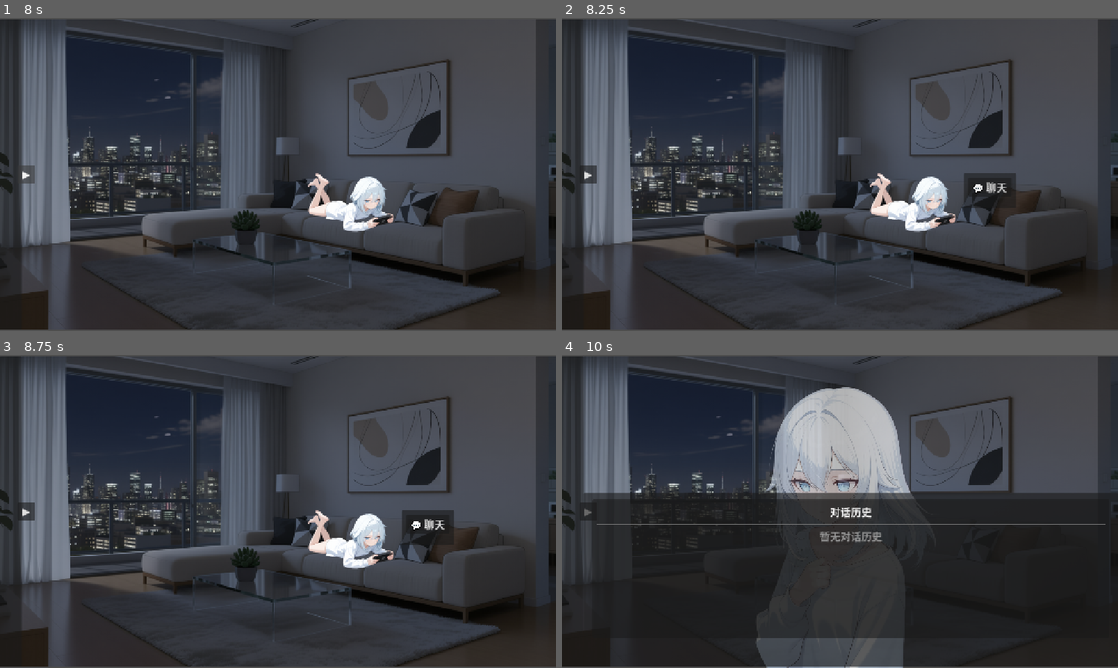
Above: before the commit, frames 1-4 (two rows, left to right).
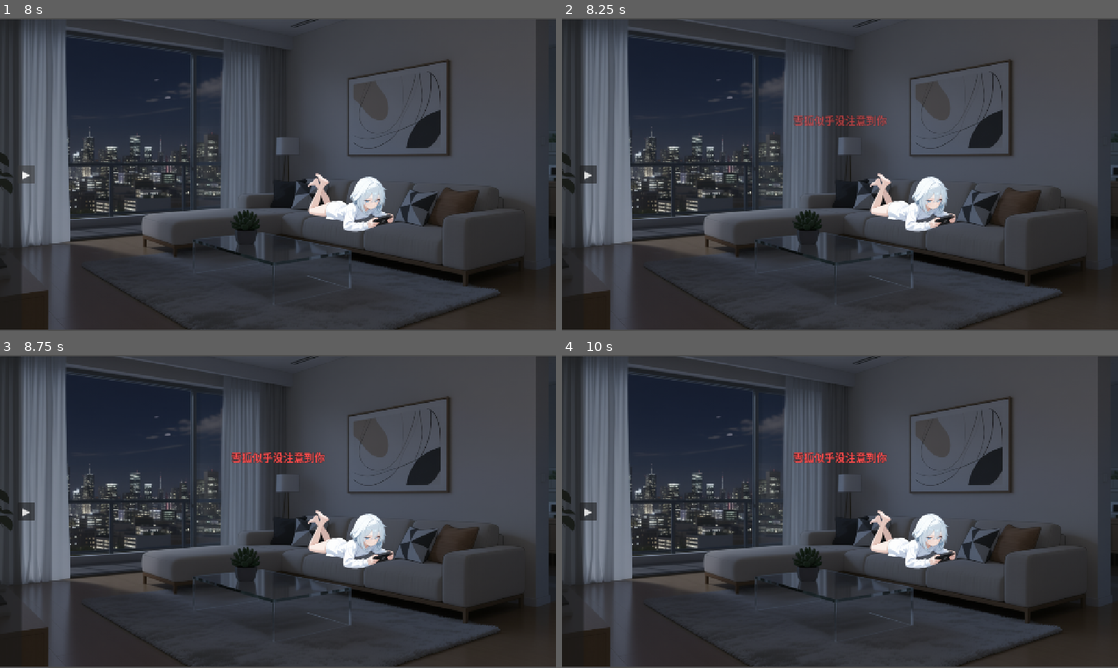
Above: after the commit, the same moments.

Repository: xhc2008/CABM-ED
Game: Godot game, scene res://scenes/game_launcher.tscn
Two runs of this game, one before a commit and one after it. Both use one fixed random seed, a clock stepped at 60 frames per second and the inputs below.
Inputs (mouse positions are in pixels of both pictures, inside the frame that each line leads up to):
- Up to frame 1 (8 s): tap Enter at 0.5, 2.75 s; move the mouse to (400, 158) at 0.52 s; tap 1 at 0.6 s; click (400, 158) at 0.67 s; drag from (166, 190) to (250, 237) at 1.27 s; tap Space at 2, 3.5 s; move the mouse to (333, 105) at 2.02 s; tap 3 at 2.1 s; click (333, 105) at 2.17 s; drag from (250, 237) to (111, 127) at 2.77 s; move the mouse to (444, 221) at 3.52 s; tap 5 at 3.6 s; click (444, 221) at 3.67 s; click "继续" at 4.25 s; click (278, 111) at 5.02 s; type "Alex" at 5.1 s; click (278, 196) at 5.25 s; type "12" at 5.33 s; click "开始游戏" at 5.75 s; click (350, 202) at 6.5 s; click "▶" at 7.25 s
- Up to frame 2 (8.25 s): click (912, 202) at 8 s
- Up to frame 3 (8.75 s): no input
- Up to frame 4 (10 s): click (990, 524) at 8.75 s, where only the run before the commit has a clickable "💬 聊天"; click (1056, 630) at 9.5 s, where only the run before the commit has a clickable "历史"

Frame 1 is identical in both runs. In frame 2, 1.0% of the frame differs, in the area x 41-82%, y 31-61%; in frame 3, 1.1%; in frame 4, 33%, in the area x 4-100%, y 10-100%.

Commit message:
refactor: 事件类型

Diff:
--- a/config/interaction_config.json
+++ /dev/null
@@ -1,100 +0,0 @@
-{
-  "actions": {
-    "chat": {
-      "name": "聊天",
-      "base_willingness": 120,
-      "on_success": "start_chat",
-      "chat_mode": "passive",
-      "on_failure": {
-        "type": "message",
-        "text": "{character_name}不想理你"
-      }
-    },
-    "enter_scene": {
-      "name": "进入角色所在场景",
-      "base_willingness": 50,
-      "on_success": "trigger_chat",
-      "chat_mode": "active",
-      "on_failure": {
-        "type": "none"
-      }
-    },
-    "leave_scene": {
-      "name": "离开角色所在场景",
-      "base_willingness": 30,
-      "on_success": "trigger_chat",
-      "chat_mode": "active",
-      "on_failure": {
-        "type": "none"
-      }
-    },
-    "click_character": {
-      "name": "点击角色",
-      "base_willingness": 150,
-      "on_success": "start_chat",
-      "chat_mode": "passive",
-      "on_failure": {
-        "type": "message",
-        "text": "{character_name}似乎没注意到你"
-      }
-    },
-    "gift": {
-      "name": "送礼物",
-      "base_willingness": 200,
-      "on_success": "start_chat",
-      "chat_mode": "active",
-      "on_failure": {
-        "type": "message",
-        "text": "{character_name}现在不想收礼物"
-      }
-    },
-    "pat_head": {
-      "name": "摸头",
-      "base_willingness": 100,
-      "on_success": "start_chat",
-      "chat_mode": "active",
-      "on_failure": {
-        "type": "message",
-        "text": "{character_name}躲开了"
-      }
-    },
-    "call_name": {
-      "name": "呼唤名字",
-      "base_willingness": 90,
-      "on_success": "start_chat",
-      "chat_mode": "active",
-      "on_failure": {
-        "type": "message",
-        "text": "{character_name}没有回应"
-      }
-    }
-  },
-  "willingness_modifiers": {
-    "mood": {
-      "happy": 20,
-      "normal": 0,
-      "sad": -20,
-      "angry": -40,
-      "excited": 30
-    },
-    "energy": {
-      "high": 10,
-      "normal": 0,
-      "low": -15,
-      "exhausted": -30
-    },
-    "time_of_day": {
-      "morning": 5,
-      "afternoon": 0,
-      "evening": -5,
-      "night": -10
-    }
-  },
-  "failure_cooldown": {
-    "chat": 10,
-    "other": 5
-  },
-  "active_cooldown": {
-    "default": 30
-  }
-}
--- a/project.godot
+++ b/project.godot
@@ -23,7 +23,6 @@
 
 SaveManager="*res://scripts/save_manager.gd"
 OfflineTimeManager="*res://scripts/offline_time_manager.gd"
-InteractionManager="*res://scripts/interaction_manager.gd"
 AIService="*res://scripts/ai_service.gd"
 EventHelpers="*res://scripts/event_helpers.gd"
 EventManager="*res://scripts/event_manager.gd"
--- a/scripts/event_manager.gd
+++ b/scripts/event_manager.gd
@@ -60,7 +60,7 @@
 
 	# 检查冷却
 	if is_on_cooldown("character_clicked"):
-		return EventResult.new(false, "冷却中")
+		return EventResult.new(false, helpers.get_character_name() + "似乎没注意到你")
 
 	# 计算成功率
 	var base_willingness = 150
@@ -68,11 +68,11 @@
 	var success = randf() < success_chance
 
 	var result = EventResult.new(success)
+	result.message = "passive" # chat_mode
 
 	if success:
 		# result.affection_change = randi_range(1, 3)
 		# result.willingness_change = randi_range(-5, 10)
-		result.message = helpers.get_character_name() + "注意到了你"
 		_set_cooldown("character_clicked", 5.0)
 	else:
 		result.message = helpers.get_character_name() + "似乎没注意到你"
@@ -87,21 +87,20 @@
 	reset_idle_timer()
 
 	if is_on_cooldown("user_start_chat"):
-		return EventResult.new(false, "冷却中")
+		return EventResult.new(false, helpers.get_character_name() + "不想理你")
 
 	var base_willingness = 120
 	var success_chance = helpers.calculate_success_chance(base_willingness)
 	var success = randf() < success_chance
 
 	var result = EventResult.new(success)
+	result.message = "passive" # chat_mode
 
 	if success:
 		result.affection_change = randi_range(-1, 5)
 		result.willingness_change = randi_range(-5, 5)
-		result.message = "开始聊天"
 		_set_cooldown("user_start_chat", 3.0)
 	else:
-		result.willingness_change = randi_range(-5, -2)
 		result.message = helpers.get_character_name() + "不想理你"
 		_set_cooldown("user_start_chat", 15.0)
 
@@ -114,19 +113,19 @@
 	reset_idle_timer()
 
 	if is_on_cooldown("enter_scene"):
-		return EventResult.new(false, "冷却中")
+		return EventResult.new(false, "")
 
 	var base_willingness = 50
 	var success_chance = helpers.calculate_success_chance(base_willingness)
 	var success = randf() < success_chance
 
 	var result = EventResult.new(success)
+	result.message = "active" # chat_mode
 
 	if success:
 		result.affection_change = randi_range(0, 2)
 		result.willingness_change = randi_range(5, 15)
-		result.message = helpers.get_character_name() + "注意到你进来了"
-		_set_cooldown("enter_scene", 10.0)
+		_set_cooldown("enter_scene", 30.0)
 	else:
 		result.message = ""
 		# 失败不设置冷却
@@ -140,17 +139,17 @@
 	reset_idle_timer()
 
 	if is_on_cooldown("leave_scene"):
-		return EventResult.new(false, "冷却中")
+		return EventResult.new(false, "")
 
 	var base_willingness = 30
 	var success_chance = helpers.calculate_success_chance(base_willingness)
 	var success = randf() < success_chance
 
 	var result = EventResult.new(success)
+	result.message = "active" # chat_mode
 
 	if success:
 		result.willingness_change = randi_range(-10, -5)
-		result.message = helpers.get_character_name() + "看着你离开"
 		_set_cooldown("leave_scene", 20.0)
 	else:
 		result.message = ""
@@ -191,7 +190,7 @@
 	reset_idle_timer()
 
 	if is_on_cooldown("chat_session_end"):
-		return EventResult.new(false, "冷却中")
+		return EventResult.new(false, "")
 
 	# 对话结束总是成功，根据对话轮数调整数值
 	var result = EventResult.new(true, "对话结束")
--- a/scripts/interaction_manager.gd
+++ /dev/null
@@ -1,262 +0,0 @@
-extends Node
-
-# 配置文件路径
-const CONFIG_PATH = "res://config/interaction_config.json"
-
-# 配置数据
-var config: Dictionary = {}
-
-# 冷却时间记录
-var action_cooldowns: Dictionary = {}
-
-# 信号
-signal interaction_success(action_id: String)
-signal interaction_failure(action_id: String, message: String)
-signal willingness_changed(new_value: int)
-
-func _ready():
-	_load_config()
-
-# 加载配置
-func _load_config():
-	if not FileAccess.file_exists(CONFIG_PATH):
-		print("错误: 交互配置文件不存在")
-		return
-
-	var file = FileAccess.open(CONFIG_PATH, FileAccess.READ)
-	if not file:
-		print("错误: 无法打开交互配置文件")
-		return
-
-	var json_string = file.get_as_text()
-	file.close()
-
-	var json = JSON.new()
-	var error = json.parse(json_string)
-	if error != OK:
-		print("错误: 解析交互配置文件失败")
-		return
-
-	config = json.data
-	print("交互配置已加载")
-
-# 计算实际成功概率
-func calculate_success_chance(action_id: String) -> float:
-	if not config.has("actions") or not config.actions.has(action_id):
-		print("警告: 未找到动作配置: ", action_id)
-		return 0.0
-
-	var action = config.actions[action_id]
-	var base_willingness = action.base_willingness
-
-	# 获取当前交互意愿
-	if not has_node("/root/SaveManager"):
-		return 0.0
-	var save_mgr = get_node("/root/SaveManager")
-	var current_willingness = save_mgr.get_reply_willingness()
-
-	# 计算实际概率: (基础意愿 + 当前意愿 - 100)%
-	var actual_chance = (base_willingness + current_willingness - 100.0) / 100.0
-
-	# 应用修正因子
-	actual_chance += _get_mood_modifier()
-	actual_chance += _get_energy_modifier()
-
-	# 限制在 0-1 范围内
-	actual_chance = clamp(actual_chance, 0.0, 1.0)
-
-	return actual_chance
-
-# 获取心情修正
-func _get_mood_modifier() -> float:
-	if not config.has("willingness_modifiers") or not config.willingness_modifiers.has("mood"):
-		return 0.0
-
-	if not has_node("/root/SaveManager"):
-		return 0.0
-	var save_mgr = get_node("/root/SaveManager")
-	var mood = save_mgr.get_mood()
-	var mood_modifiers = config.willingness_modifiers.mood
-
-	if mood_modifiers.has(mood):
-		return mood_modifiers[mood] / 100.0
-
-	return 0.0
-
-# 获取精力修正
-func _get_energy_modifier() -> float:
-	if not config.has("willingness_modifiers") or not config.willingness_modifiers.has("energy"):
-		return 0.0
-
-	if not has_node("/root/SaveManager"):
-		return 0.0
-	var save_mgr = get_node("/root/SaveManager")
-	var energy = save_mgr.get_energy()
-	var energy_state = "normal"
-
-	if energy >= 80:
-		energy_state = "high"
-	elif energy >= 40:
-		energy_state = "normal"
-	elif energy >= 20:
-		energy_state = "low"
-	else:
-		energy_state = "exhausted"
-
-	var energy_modifiers = config.willingness_modifiers.energy
-	if energy_modifiers.has(energy_state):
-		return energy_modifiers[energy_state] / 100.0
-
-	return 0.0
-
-# 检查是否在冷却中
-func is_on_cooldown(action_id: String) -> bool:
-	if not action_cooldowns.has(action_id):
-		return false
-
-	var current_time = Time.get_ticks_msec() / 1000.0
-	return current_time < action_cooldowns[action_id]
-
-# 设置冷却时间
-func set_cooldown(action_id: String):
-	var cooldown_duration = 10  # 默认10秒
-
-	if config.has("failure_cooldown"):
-		if action_id == "chat" and config.failure_cooldown.has("chat"):
-			cooldown_duration = config.failure_cooldown.chat
-		elif config.failure_cooldown.has("other"):
-			cooldown_duration = config.failure_cooldown.other
-
-	var current_time = Time.get_ticks_msec() / 1000.0
-	action_cooldowns[action_id] = current_time + cooldown_duration
-
-# 尝试执行交互
-func try_interaction(action_id: String, is_active_trigger: bool = false) -> bool:
-	# 如果是主动触发（角色触发），检查冷却
-	if is_active_trigger and is_on_cooldown(action_id):
-		var remaining = get_cooldown_remaining(action_id)
-		print("动作在冷却中: ", action_id, " 剩余: ", remaining, "秒")
-		return false
-
-	# 计算成功概率
-	var success_chance = calculate_success_chance(action_id)
-
-	# 随机判定
-	var roll = randf()
-	var success = roll < success_chance
-
-	print("动作: ", action_id, " 成功率: ", success_chance * 100, "% 掷骰: ", roll, " 结果: ", "成功" if success else "失败")
-
-	if success:
-		_handle_success(action_id, is_active_trigger)
-		return true
-	else:
-		_handle_failure(action_id, is_active_trigger)
-		return false
-
-# 处理成功
-func _handle_success(action_id: String, is_active_trigger: bool = false):
-	if not config.has("actions") or not config.actions.has(action_id):
-		return
-
-	var action = config.actions[action_id]
-	print("交互成功: ", action.name)
-
-	# 如果是主动触发（角色触发），成功后也设置冷却
-	if is_active_trigger:
-		_set_active_cooldown(action_id)
-
-	interaction_success.emit(action_id)
-
-# 处理失败
-func _handle_failure(action_id: String, is_active_trigger: bool = false):
-	if not config.has("actions") or not config.actions.has(action_id):
-		return
-
-	var action = config.actions[action_id]
-
-	# 设置冷却
-	if not is_active_trigger:
-		# 只有被动触发（用户触发）失败才设置冷却
-		# 主动触发（角色触发）失败不设置冷却，让角色有机会再次尝试
-		set_cooldown(action_id)
-
-	# 处理失败反馈
-	if action.has("on_failure"):
-		var failure_config = action.on_failure
-
-		if failure_config.type == "message":
-			var message = failure_config.text
-			# 替换占位符
-			var character_name = _get_character_name()
-			message = message.replace("{character_name}", character_name)
-
-			print("交互失败: ", action.name, " - ", message)
-			interaction_failure.emit(action_id, message)
-		elif failure_config.type == "none":
-			print("交互失败: ", action.name, " - 无事发生")
-			interaction_failure.emit(action_id, "")
-
-# 获取角色名称
-func _get_character_name() -> String:
-	# 从 app_config.json 读取角色名称
-	var config_path = "res://config/app_config.json"
-	if not FileAccess.file_exists(config_path):
-		return "角色"
-
-	var file = FileAccess.open(config_path, FileAccess.READ)
-	if not file:
-		return "角色"
-
-	var json_string = file.get_as_text()
-	file.close()
-
-	var json = JSON.new()
-	var error = json.parse(json_string)
-	if error != OK:
-		return "角色"
-
-	var data = json.data
-	if data.has("character_name"):
-		return data.character_name
-
-	return "角色"
-
-# 获取动作配置
-func get_action_config(action_id: String) -> Dictionary:
-	if config.has("actions") and config.actions.has(action_id):
-		return config.actions[action_id]
-	return {}
-
-# 修改交互意愿
-func modify_willingness(amount: int):
-	if not has_node("/root/SaveManager"):
-		return
-	var save_mgr = get_node("/root/SaveManager")
-	var current = save_mgr.get_reply_willingness()
-	var new_value = clamp(current + amount, 0, 100)
-	save_mgr.set_reply_willingness(new_value)
-	willingness_changed.emit(new_value)
-	print("交互意愿变化: ", current, " -> ", new_value)
-
-# 设置主动触发冷却时间
-func _set_active_cooldown(action_id: String):
-	var cooldown_duration = 30  # 默认30秒
-
-	if config.has("active_cooldown"):
-		if config.active_cooldown.has(action_id):
-			cooldown_duration = config.active_cooldown[action_id]
-		elif config.active_cooldown.has("default"):
-			cooldown_duration = config.active_cooldown.default
-
-	var current_time = Time.get_ticks_msec() / 1000.0
-	action_cooldowns[action_id] = current_time + cooldown_duration
-	print("设置主动触发冷却: ", action_id, " 时长: ", cooldown_duration, "秒")
-
-# 获取剩余冷却时间
-func get_cooldown_remaining(action_id: String) -> float:
-	if not is_on_cooldown(action_id):
-		return 0.0
-
-	var current_time = Time.get_ticks_msec() / 1000.0
-	return action_cooldowns[action_id] - current_time
--- a/scripts/main.gd
+++ b/scripts/main.gd
@@ -90,13 +90,12 @@
 	# 等待自动加载节点准备好
 	await get_tree().process_frame
 
-	# 连接交互管理器信号
-	if has_node("/root/InteractionManager"):
-		var interaction_mgr = get_node("/root/InteractionManager")
-		interaction_mgr.interaction_success.connect(_on_interaction_success)
-		interaction_mgr.interaction_failure.connect(_on_interaction_failure)
-	else:
-		print("警告: InteractionManager 未找到，请检查自动加载配置")
+	# 连接事件管理器信号
+	if has_node("/root/EventManager"):
+		var event_mgr = get_node("/root/EventManager")
+		event_mgr.event_completed.connect(_on_event_completed)
+	else:
+		print("警告: EventManager 未找到，请检查自动加载配置")
 
 	# 创建失败消息标签
 	failure_message_label = Label.new()
@@ -309,13 +308,15 @@
 
 func _on_character_clicked(char_position: Vector2, char_size: Vector2):
 	# 尝试交互
-	if has_node("/root/InteractionManager"):
-		var interaction_mgr = get_node("/root/InteractionManager")
-		var success = interaction_mgr.try_interaction("click_character")
-		if not success:
+	if has_node("/root/EventManager"):
+		var event_mgr = get_node("/root/EventManager")
+		var result = event_mgr.on_character_clicked()
+		if not result.success:
+			if result.message != "":
+				_show_failure_message(result.message)
 			return
 	else:
-		print("警告: InteractionManager 未找到")
+		print("警告: EventManager 未找到")
 
 	# 角色被点击，显示选项菜单
 	# 将角色位置转换为场景坐标
@@ -348,17 +349,21 @@
 func _on_action_selected(action: String):
 	if action == "chat":
 		# 尝试聊天交互
-		if has_node("/root/InteractionManager"):
-			var interaction_mgr = get_node("/root/InteractionManager")
-			var success = interaction_mgr.try_interaction("chat")
-			if success:
-				# 获取聊天模式
-				var chat_mode = _get_chat_mode_for_action("chat")
+		if has_node("/root/EventManager"):
+			var event_mgr = get_node("/root/EventManager")
+			var result = event_mgr.on_user_start_chat()
+			if result.success:
+				# 获取聊天模式（从 result.message 中）
+				var chat_mode = result.message if result.message != "" else "passive"
 				# 开始聊天
 				character.start_chat()
 				chat_dialog.show_dialog(chat_mode)
 				# 禁用右侧点击区域
 				right_click_area.mouse_filter = Control.MOUSE_FILTER_IGNORE
+			else:
+				# 显示失败消息
+				if result.message != "":
+					_show_failure_message(result.message)
 		else:
 			# 如果管理器未加载，直接开始聊天
 			character.start_chat()
@@ -407,17 +412,13 @@
 
 	scene_menu.show_menu(menu_pos)
 
-func _on_interaction_success(action_id: String):
-	"""交互成功处理"""
-	print("交互成功: ", action_id)
-
-	# 对于场景交互，在这里不做处理，由 _try_scene_interaction 处理
-	# 其他交互类型可以在这里添加特殊处理
-
-func _on_interaction_failure(_action_id: String, message: String):
-	"""交互失败处理"""
-	if message != "":
-		_show_failure_message(message)
+func _on_event_completed(event_name: String, result):
+	"""事件完成处理"""
+	if result.success:
+		print("事件成功: ", event_name)
+	else:
+		print("事件失败: ", event_name)
+		# 失败消息已在各个事件调用处处理
 
 func _show_failure_message(message: String):
 	"""显示失败消息"""
@@ -470,15 +471,21 @@
 	return config.has(scene_id) and config[scene_id].size() > 0
 
 func _try_scene_interaction(action_id: String):
-	"""尝试场景交互（进入/离开）- 这是主动触发"""
-	if not has_node("/root/InteractionManager"):
+	"""尝试场景交互（进入/离开）"""
+	if not has_node("/root/EventManager"):
 		return
 
-	var interaction_mgr = get_node("/root/InteractionManager")
-	# 场景交互是主动触发（角色触发），传递 true
-	var success = interaction_mgr.try_interaction(action_id, true)
-
-	if success:
+	var event_mgr = get_node("/root/EventManager")
+	var result
+
+	if action_id == "enter_scene":
+		result = event_mgr.on_enter_scene()
+	elif action_id == "leave_scene":
+		result = event_mgr.on_leave_scene()
+	else:
+		return
+
+	if result.success:
 		# 成功触发，开始聊天
 		print("场景交互成功，触发聊天: ", action_id)
 		# 等待一小段时间让场景加载完成
@@ -486,34 +493,14 @@
 
 		# 确保角色可见且不在聊天状态
 		if character.visible and not character.is_chatting:
-			# 获取聊天模式
-			var chat_mode = _get_chat_mode_for_action(action_id)
+			# 获取聊天模式（从 result.message 中）
+			var chat_mode = result.message if result.message != "" else "passive"
 			character.start_chat()
 			chat_dialog.show_dialog(chat_mode)
 			# 禁用右侧点击区域
 			right_click_area.mouse_filter = Control.MOUSE_FILTER_IGNORE
 	else:
 		print("场景交互失败或在冷却中: ", action_id)
-
-func _get_chat_mode_for_action(action_id: String) -> String:
-	"""获取指定动作的聊天模式"""
-	var config_path = "res://config/interaction_config.json"
-	if not FileAccess.file_exists(config_path):
-		return "passive"
-
-	var file = FileAccess.open(config_path, FileAccess.READ)
-	var json_string = file.get_as_text()
-	file.close()
-
-	var json = JSON.new()
-	if json.parse(json_string) != OK:
-		return "passive"
-
-	var config = json.data
-	var actions = config.get("actions", {})
-	var action = actions.get(action_id, {})
-
-	return action.get("chat_mode", "passive")
 
 func _show_save_debug_panel():
 	"""显示存档调试面板"""
Not shown, added: docs/MIGRATION_COMPLETED.md
